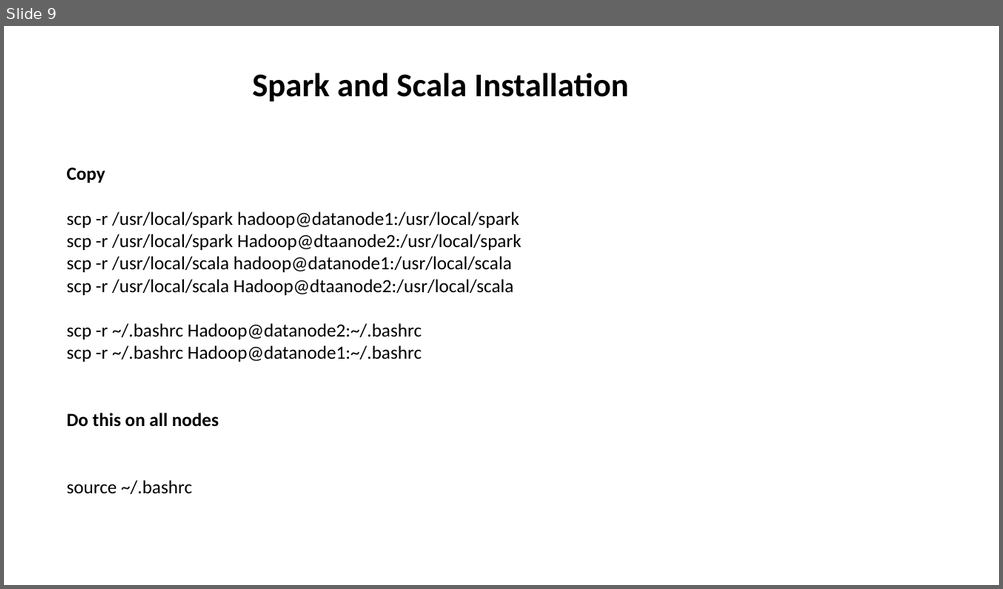
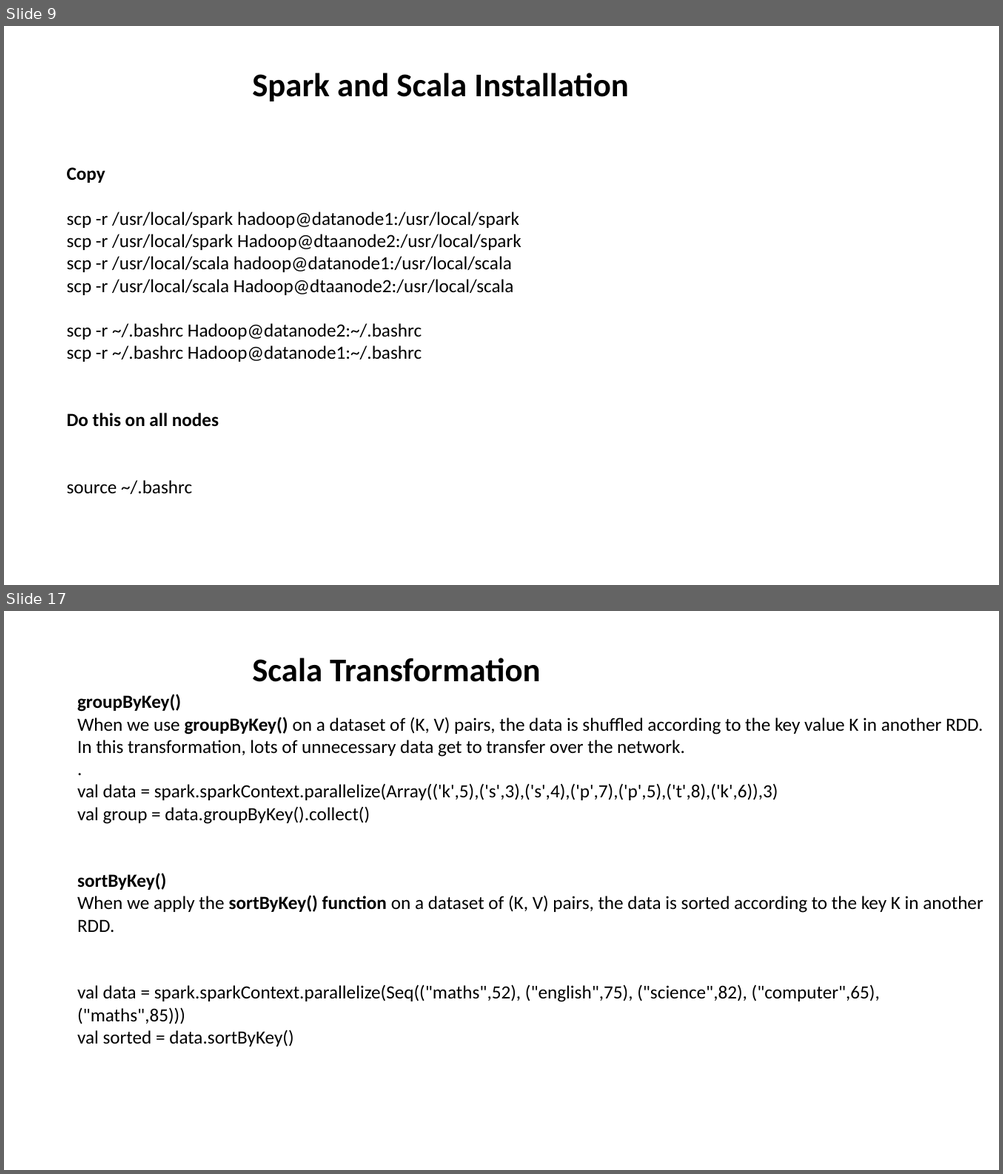
Before and after one commit to aashmishra/Bigdata_ppt, a slide deck: sparkscala.pptx. Shown one above the other, each under a label of ours: slide 9 before the commit, slides 9 and 17 after it; the slides between them are not shown. The pictures are 1003x589 and 1003x1174 pixels, drawn with LibreOffice and Linux fonts; fonts in the diff are those of the drawing. Boxes give left, top, right and bottom in pixels: in the first picture for what was removed or moved away, otherwise in the second. Text is boxed around its words. In the diff, an @@ line names an element or a change of style, - is before the commit and + after.

```diff
--- a/sparkscala.pptx
+++ b/sparkscala.pptx
@@ slide 17 added at bbox=[4, 611, 999, 1170], background #FFFFFF @@
@@ text added at bbox=[252, 658, 540, 682], 32 pt, text #000000, bold @@
+Scala Transformation
@@ text added at bbox=[77, 694, 982, 1047], 18 pt, text #000000 @@
+groupByKey()
+When we use groupByKey() on a dataset of (K, V) pairs, the data is shuffled according to the key value K in another RDD. In this transformation, lots of unnecessary data get to transfer over the network.
+.
+val data = spark.sparkContext.parallelize(Array(('k',5),('s',3),('s',4),('p',7),('p',5),('t',8),('k',6)),3)
+val group = data.groupByKey().collect()
+sortByKey()
+When we apply the sortByKey() function on a dataset of (K, V) pairs, the data is sorted according to the key K in another RDD.
+val data = spark.sparkContext.parallelize(Seq(("maths",52), ("english",75), ("science",82), ("computer",65), ("maths",85)))
+val sorted = data.sortByKey()
```
Also in this commit, not shown: 12 other slides added, 1 slide removed.
